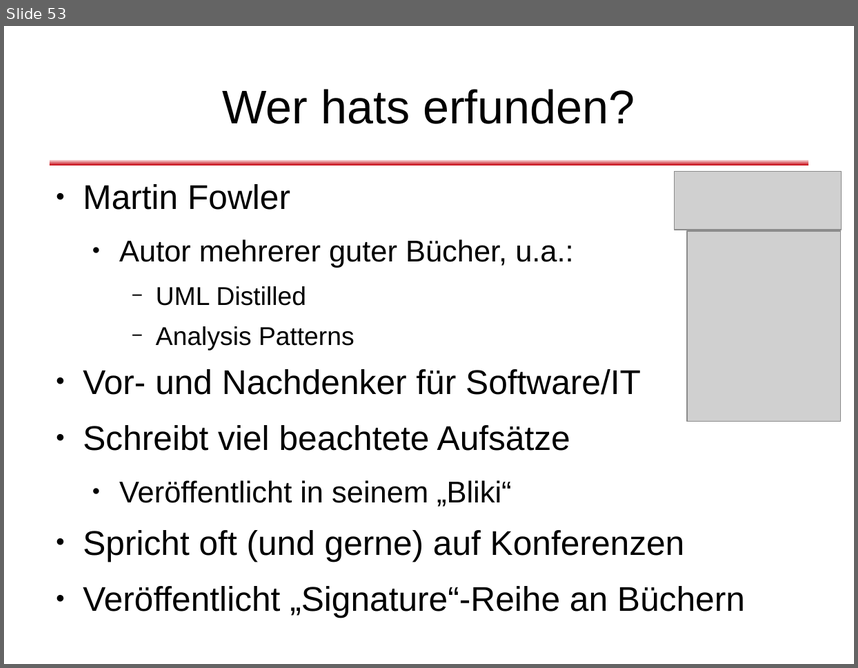
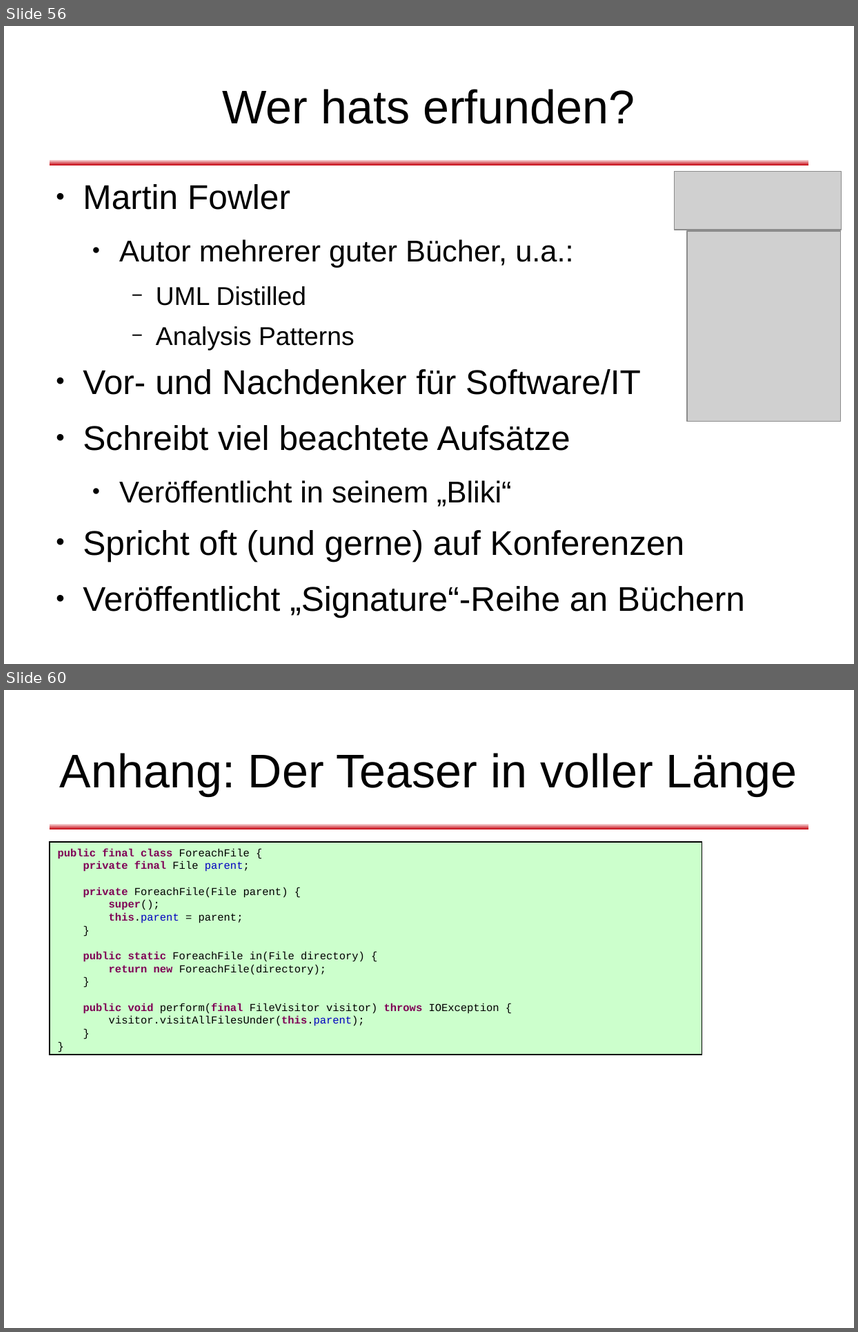
Before and after one commit to dlindner/vorlesung-se2-dhbw, a slide deck: added_2010/Refactoring (2010).odp. Shown one above the other, each under a label of ours: slide 53 before the commit, slides 56 and 60 after it; the slides between them are not shown. The pictures are 858x668 and 858x1332 pixels, drawn with LibreOffice and Linux fonts; fonts in the diff are those of the drawing; grey boxes stand for pictures; background and template pictures are left out. Boxes give left, top, right and bottom in pixels: in the first picture for what was removed or moved away, otherwise in the second. Text is boxed around its words. In the diff, an @@ line names an element or a change of style, - is before the commit and + after.

Commit message:
Teaser Example eingebaut

```diff
--- a/added_2010/Refactoring (2010).odp
+++ b/added_2010/Refactoring (2010).odp
@@ slide 60 added at [4,690,854,1328], background #FFFFFF; not listed: 1 template element that a slide beside it also shows @@
@@ title added at [60,753,797,796], 44 pt, text #000000 @@
+Anhang: Der Teaser in voller Länge
@@ rectangle added at [50,842,702,1055], fill #CCFFCC, outline #000000 0.74 pt, 10 pt, text #000000 @@
+public final class ForeachFile {
+private final File parent;
+private ForeachFile(File parent) {
+super();
+this.parent = parent;
+}
+public static ForeachFile in(File directory) {
+return new ForeachFile(directory);
+}
+public void perform(final FileVisitor visitor) throws IOException {
+visitor.visitAllFilesUnder(this.parent);
+}
+}
@@ what was slide 53 is now slide 56 @@
```
Also in this commit, not shown: 1 slide changed, 6 other slides added.
